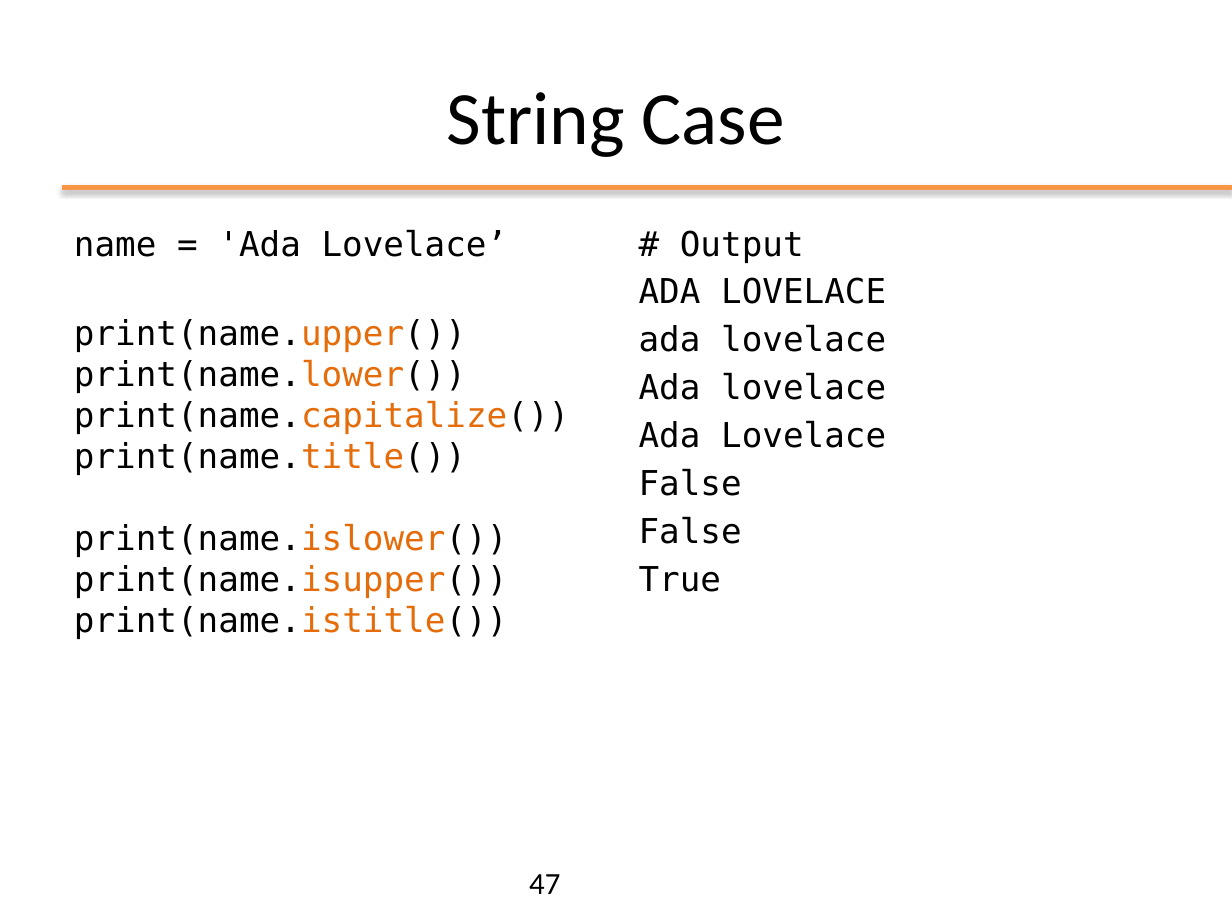
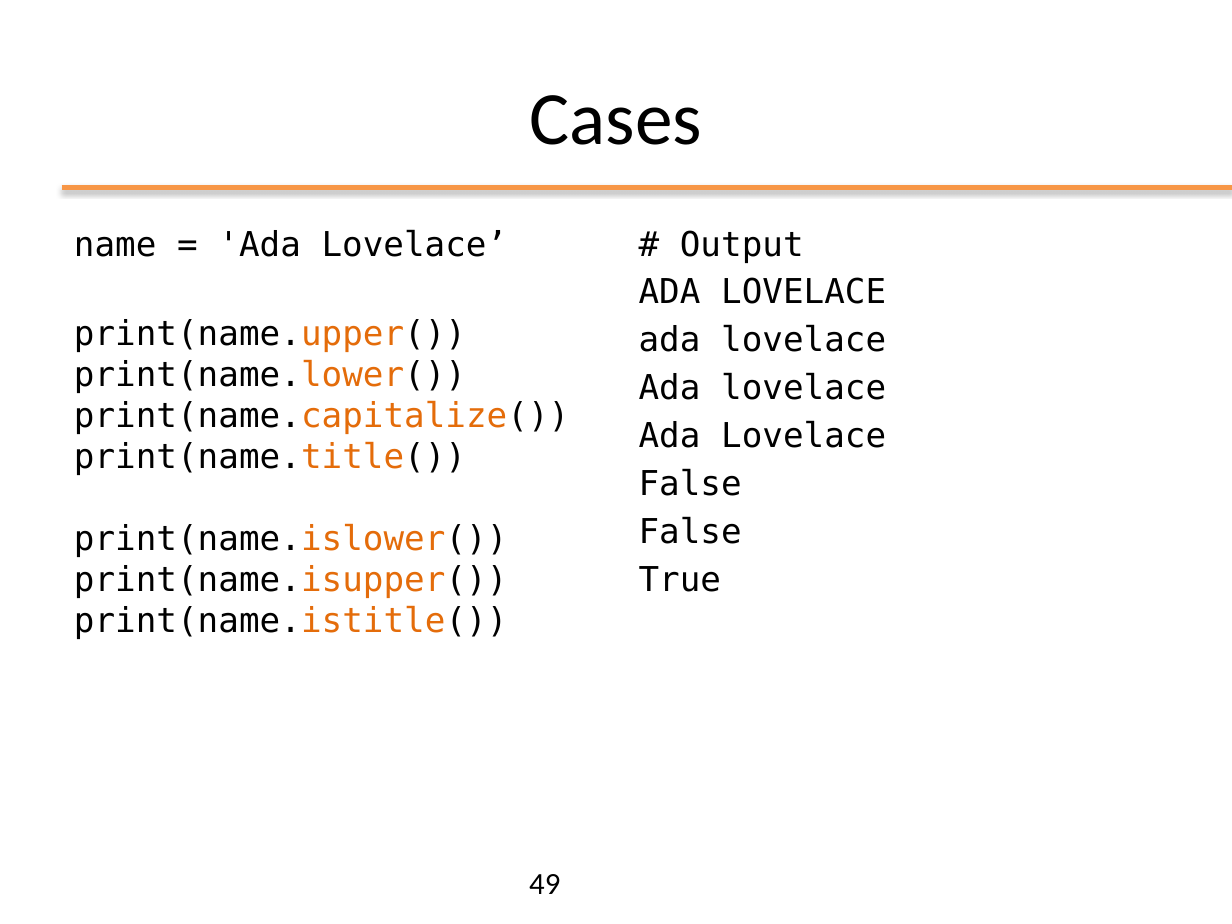
Before and after one commit to nbicocchi/ooprogramming, a slide deck: slide 49 of slides/python/ppt/01 - Python Basics.pptx (slide 47 before the commit). Drawn at 1232x924 pixels with LibreOffice and Linux fonts; fonts in the diff are those of the drawing. Boxes give left, top, right and bottom in pixels: in the first picture for what was removed or moved away, otherwise in the second. Text is boxed around its words. In the diff, an @@ line names an element or a change of style, - is before the commit and + after.

```diff
--- a/slides/python/ppt/01 - Python Basics.pptx
+++ b/slides/python/ppt/01 - Python Basics.pptx
@@ title at bbox=[530, 95, 702, 145]: text changed @@
-String Case
+Cases
@@ page number at bbox=[529, 874, 560, 894]: text changed @@
-47
+49
```
Also in this commit, not shown: 6 other slides changed, 2 other files.
